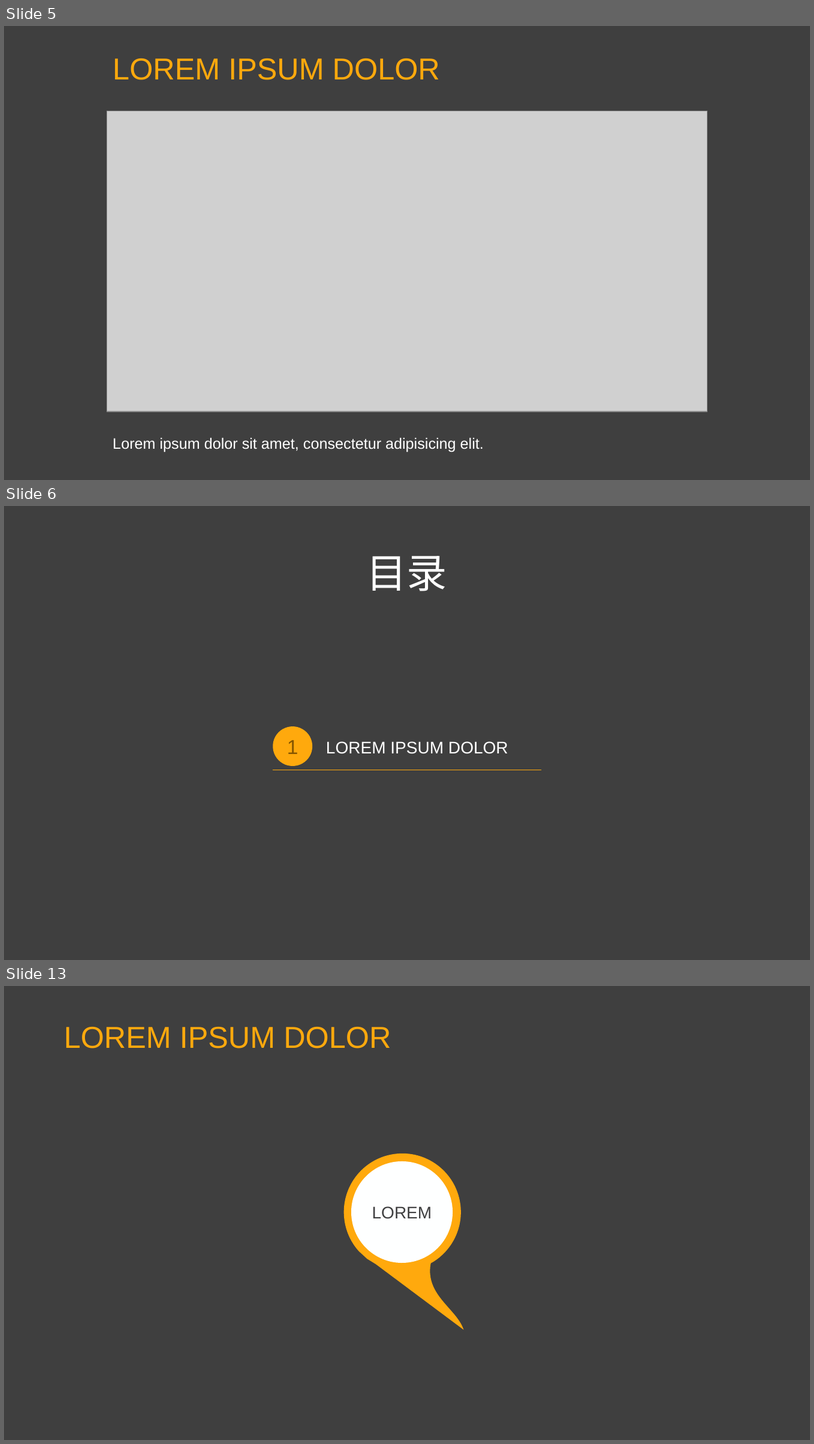
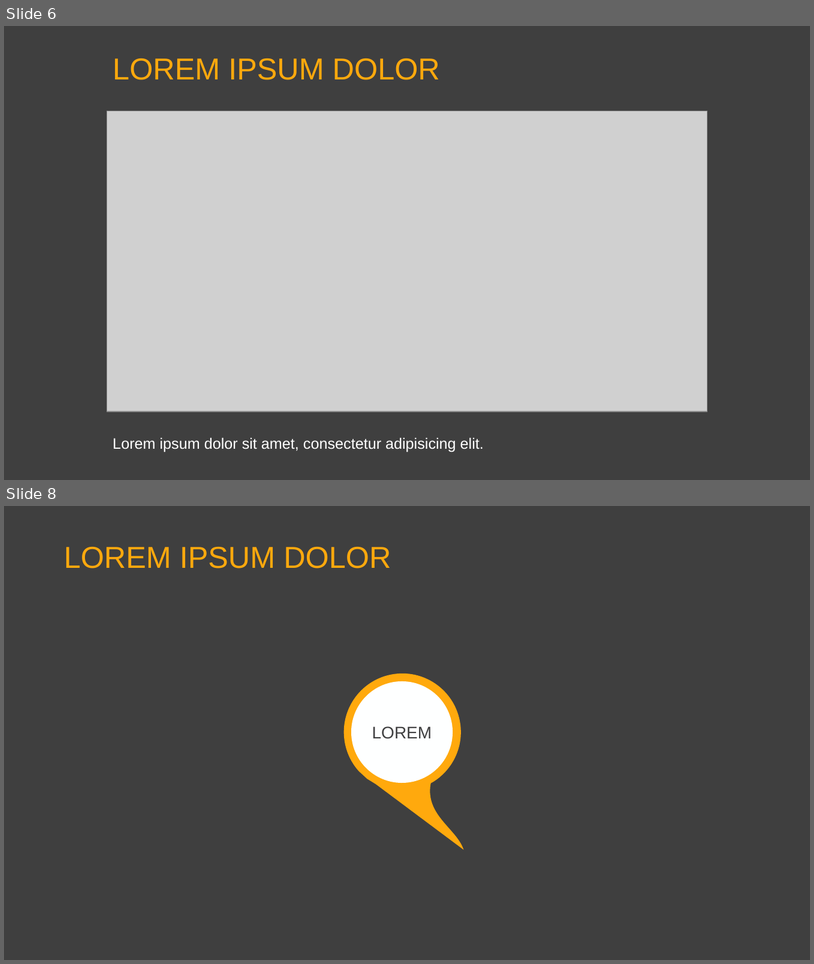
Before and after one commit to bigDataMLProject/Shrimp_hust, a slide deck: Shrimp_hust.pptx. Shown one above the other, each under a label of ours: slides 5, 6 and 13 before the commit, slides 6 and 8 after it; the slides between them are not shown. The pictures are 814x1444 and 814x964 pixels, drawn with LibreOffice and Linux fonts; fonts in the diff are those of the drawing; grey boxes stand for pictures; background and template pictures are left out. Boxes give left, top, right and bottom in pixels: in the first picture for what was removed or moved away, otherwise in the second. Text is boxed around its words. In the diff, an @@ line names an element or a change of style, - is before the commit and + after.

```diff
--- a/Shrimp_hust.pptx
+++ b/Shrimp_hust.pptx
@@ slide 6 removed at (4,506,810,960), background picture (left out) @@
@@ text removed at (367,556,447,591) @@
-目录
@@ ellipse removed at (273,726,312,766) @@
-1
@@ text removed at (326,741,509,754) @@
-LOREM IPSUM DOLOR
@@ line removed from (273, 770) to (542, 770) @@
@@ what was slide 5 is now slide 6 @@
@@ what was slide 13 is now slide 8 @@
```
Also in this commit, not shown: 2 slides added, 6 other slides removed, 1 other file.
